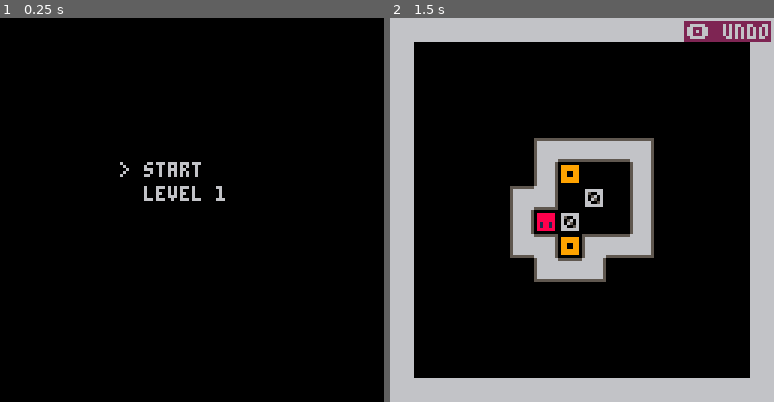
Above: before the commit, frames 1-2 (left to right).
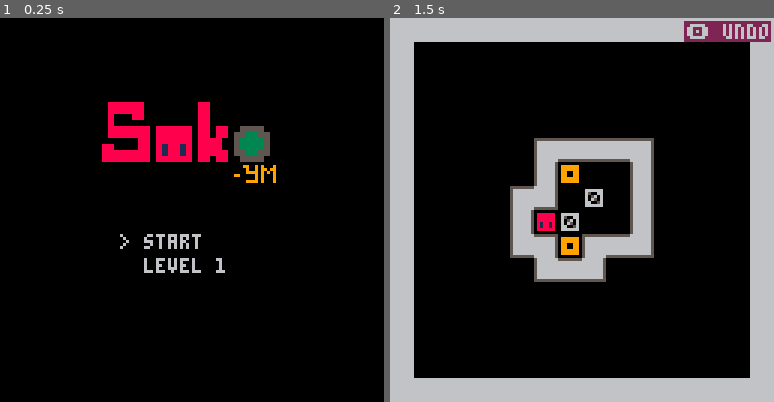
Above: after the commit, the same moments.

Repository: yuxiaomao/pico8-soko
Game: PICO-8 cartridge soko.p8
Same seed, same stepped clock (60 frames per second), same inputs: the game is played once before the commit and once after it.
Inputs:
- Up to frame 1 (0.25 s): no input
- Up to frame 2 (1.5 s): tap O (Z key) at 0.33, 0.7, 1.43 s; tap X (X key) at 1.07 s

The runs differ from the first frame. In frame 1, 5.2% of the frame differs, in the area x 26-72%, y 21-67%; in frame 2, nothing differs.

Commit message:
Title: add an icon

Diff:
--- a/soko.p8
+++ b/soko.p8
@@ -427,7 +427,7 @@
 function _initmenu()
   mn={
     itm={"start", "level 1"},
-    pos={x=5,y=5},
+    pos={x=5,y=8},
     sel=1,
     lvmax=3,
     lv=1,
@@ -492,6 +492,10 @@
 
 function _drawmenuall()
   cls()
+  -- draw title
+  sspr(88,0,32,16,mn.pos.x*8-10,mn.pos.y*8-40,64,32)
+  sspr(104,24,16,8,mn.pos.x*8+36,mn.pos.y*8-16)
+  -- draw menu item
   for i=1,#mn.itm do
     if (mn.sel == i) then
       print("> "..mn.itm[i],
@@ -507,16 +511,16 @@
 __gfx__
 00000000666666660000000000000000111111115555555555555555555555555555555555555555000000000000000000000000000000000000000000000000
 00000000666666660999999000000000111111115666666556666666666666666666666556666665000000000000000000000000000000000000000000000000
-00700700666666660999999000000000111111115666666556666666666666666666666556666665000000000000000000000000000000000000000000000000
-00077000666666660990099000000000111111115666666556666666666666666666666556666665000000000000000000000000000000000000000000000000
-00077000666666660990099000000000111111115666666556666666666666666666666556666665000000000000000000000000000000000000000000000000
-00700700666666660999999000000000111111115666666556666666666666666666666556666665000000000000000000000000000000000000000000000000
-00000000666666660999999000000000111111115666666556666666666666666666666556666665000000000000000000000000000000000000000000000000
-00000000666666660000000000000000111111115555555555555555555555555555555556666665000000000000000000000000000000000000000000000000
-00000000000000000000000000000000000000005555555555555555566666665555555556666665000000000000000000000000000000000000000000000000
-06666660000000000000000000000000000000005666666666666665566666666666666656666665000000000000000000000000000000000000000000000000
-06500660000000000000000000000000000000005666666666666665566666666666666656666665000000000000000000000000000000000000000000000000
-06056060000000000000000000000000000000005666666666666665566666666666666656666665000000000000000000000000000000000000000000000000
+00700700666666660999999000000000111111115666666556666666666666666666666556666665000000000008888880000000008800000000000000000000
+00077000666666660990099000000000111111115666666556666666666666666666666556666665000000000008888880000000008800000000000000000000
+00077000666666660990099000000000111111115666666556666666666666666666666556666665000000000008000880000000008800000000000000000000
+00700700666666660999999000000000111111115666666556666666666666666666666556666665000000000008000000000000008800000000000000000000
+00000000666666660999999000000000111111115666666556666666666666666666666556666665000000000008888888088888808808800555500000000000
+00000000666666660000000000000000111111115555555555555555555555555555555556666665000000000008888888088888808808805533550000000000
+00000000000000000000000000000000000000005555555555555555566666665555555556666665000000000000000088088888808888005333350000000000
+06666660000000000000000000000000000000005666666666666665566666666666666656666665000000000088000088081881808888005333350000000000
+06500660000000000000000000000000000000005666666666666665566666666666666656666665000000000088888888081881808888805533550000000000
+06056060000000000000000000000000000000005666666666666665566666666666666656666665000000000088888888088888808808800555500000000000
 06065060000000000000000000000000000000005666666666666665566666666666666656666665000000000000000000000000000000000000000000000000
 06600560000000000000000000000000000000005666666666666665566666666666666656666665000000000000000000000000000000000000000000000000
 06666660000000000000000000000000000000005666666666666665566666666666666656666665000000000000000000000000000000000000000000000000
@@ -530,12 +534,12 @@
 08888880088888800888888008888880000000005666666666666665666666666666666556666665000000000000000000000000000000000000000000000000
 00000000000000000000000000000000000000005555555555555555555555556666666555555555000000000000000000000000000000000000000000000000
 00000000000000000000000000000000000000000000000000000000000000000000000000000000000000000000000000000000000000000000000000000000
-00555500066666600033330000555500066666600044440000555500066666600022220000000000000000000000000000000000000000000000000000000000
-05533550063663600300003005544550064664600400004005522550062662600200002000000000000000000000000000000000000000000000000000000000
-05333350066336600300003005444450066446600400004005222250066226600200002000000000000000000000000000000000000000000000000000000000
-05333350066336600300003005444450066446600400004005222250066226600200002000000000000000000000000000000000000000000000000000000000
-05533550063663600300003005544550064664600400004005522550062662600200002000000000000000000000000000000000000000000000000000000000
-00555500066666600033330000555500066666600044440000555500066666600022220000000000000000000000000000000000000000000000000000000000
+00555500066666600033330000555500066666600044440000555500066666600022220000000000000000000000000000000000000009900909000900000000
+05533550063663600300003005544550064664600400004005522550062662600200002000000000000000000000000000000000000000900909909900000000
+05333350066336600300003005444450066446600400004005222250066226600200002000000000000000000000000000000000000000999909090900000000
+05333350066336600300003005444450066446600400004005222250066226600200002000000000000000000000000000000000009900000909000900000000
+05533550063663600300003005544550064664600400004005522550062662600200002000000000000000000000000000000000000000000909000900000000
+00555500066666600033330000555500066666600044440000555500066666600022220000000000000000000000000000000000000000999909000900000000
 __gff__
 0002040002020202020202000000000008000000000202020202020000000000010101010002020202020200000000001020201020201020200000000000000000000000000000000000000000000000000000000000000000000000000000000000000000000000000000000000000000000000000000000000000000000000
 0000000000000000000000000000000000000000000000000000000000000000000000000000000000000000000000000000000000000000000000000000000000000000000000000000000000000000000000000000000000000000000000000000000000000000000000000000000000000000000000000000000000000000
Not shown, changed: README.md
